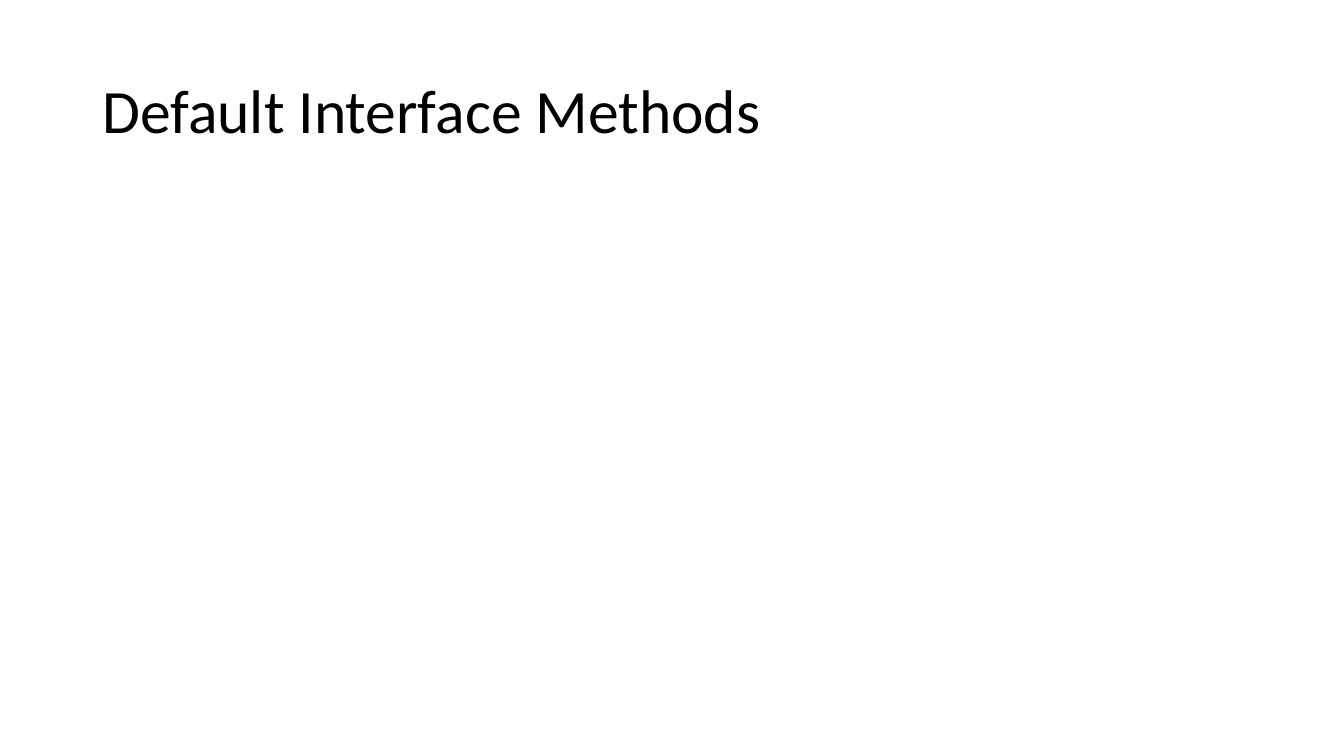
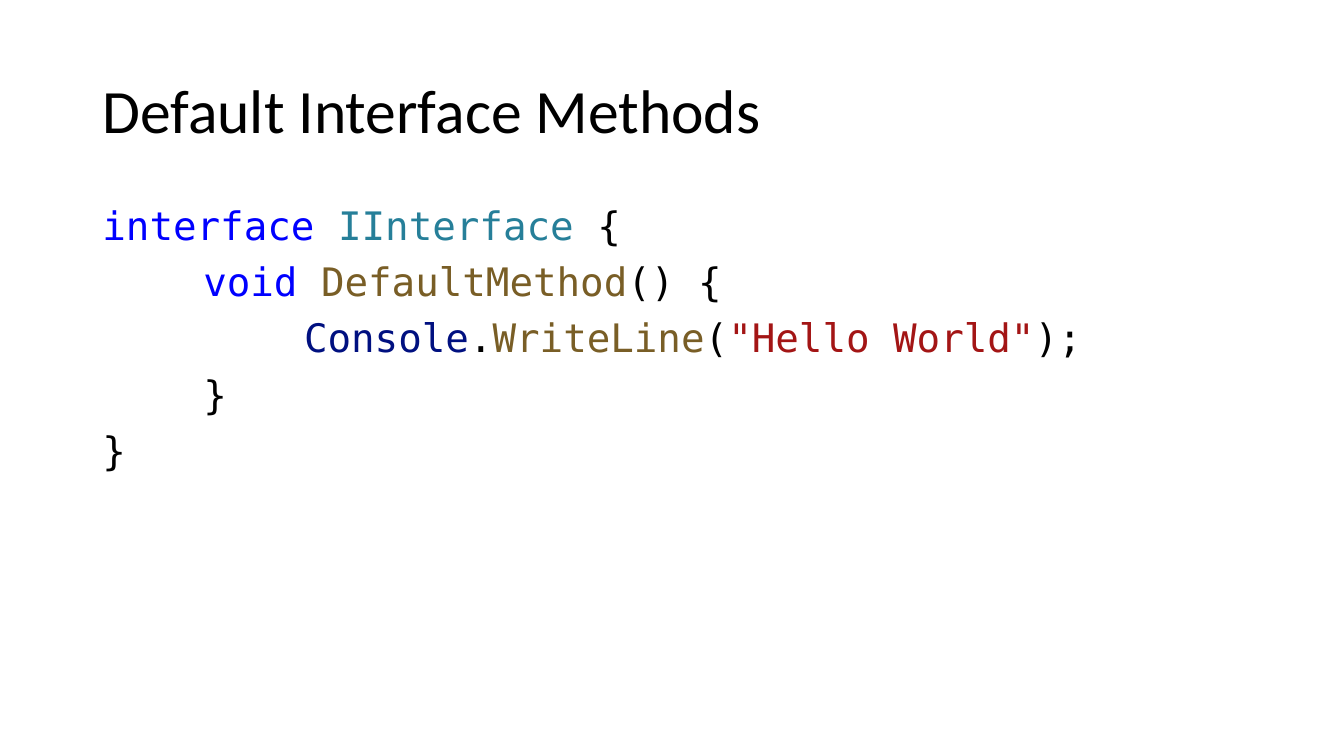
Before and after one commit to kugushev/presentations, a slide deck: slide 49 of Presentation.pptx. Drawn at 1344x756 pixels with LibreOffice and Linux fonts; fonts in the diff are those of the drawing. Boxes give left, top, right and bottom in pixels: in the first picture for what was removed or moved away, otherwise in the second. Text is boxed around its words. In the diff, an @@ line names an element or a change of style, - is before the commit and + after.

Commit message:
add default interface methods

```diff
--- a/Presentation.pptx
+++ b/Presentation.pptx
@@ text added at bbox=[102, 210, 1082, 358], 28 pt, text #795E26 @@
+interface IInterface {
+void DefaultMethod() {
+Console.WriteLine("Hello World");
+}
+}
```
Also in this commit, not shown: 12 slides added, 2 other files.
